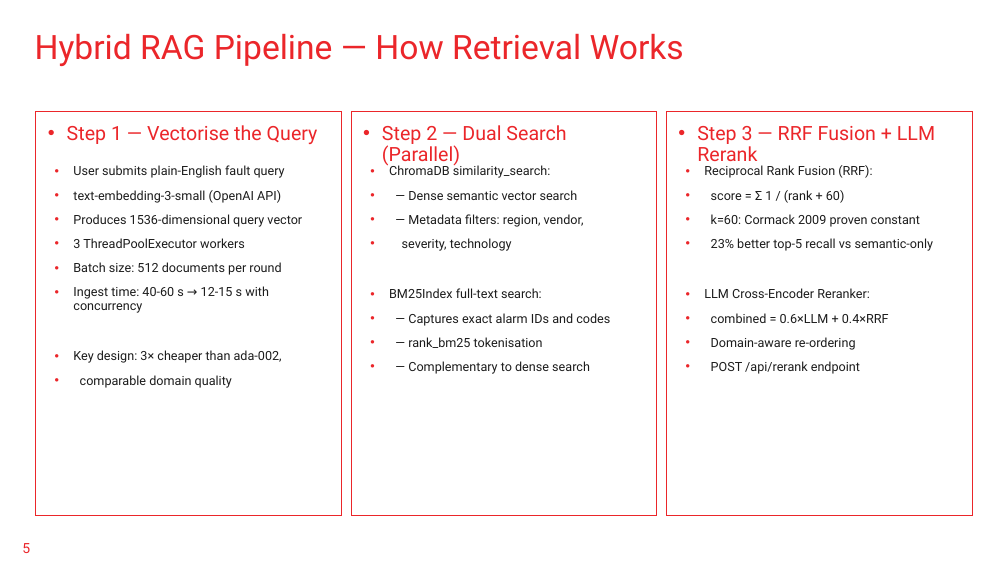
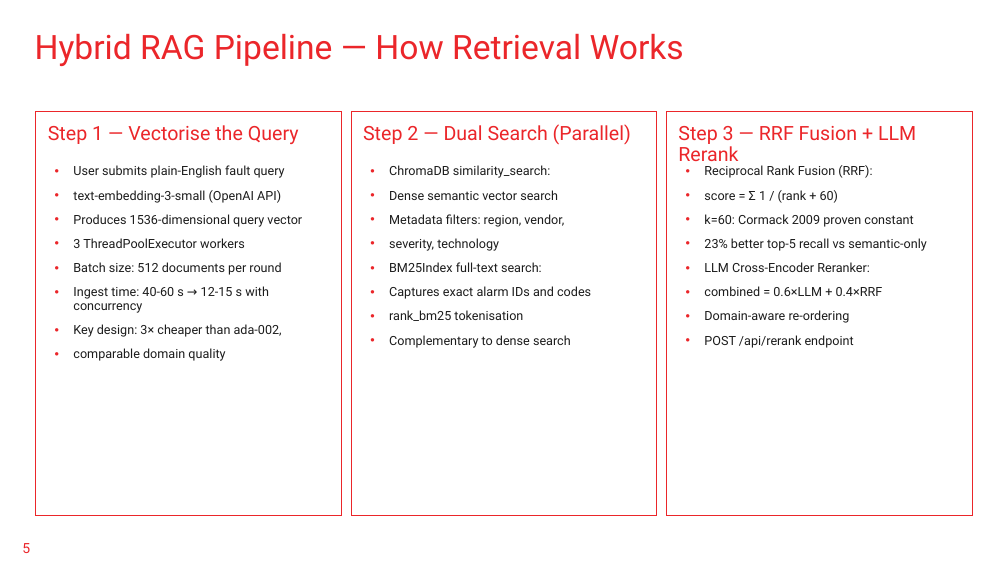
Before and after one commit to abuthahir-19/FaultSenseAI, a slide deck: slide 5 of PANEL_PRESENTATION.pptx. Drawn at 1008x567 pixels with LibreOffice and Linux fonts; fonts in the diff are those of the drawing; background and template pictures are left out. Boxes give left, top, right and bottom in pixels: in the first picture for what was removed or moved away, otherwise in the second. Text is boxed around its words. In the diff, an @@ line names an element or a change of style, - is before the commit and + after.

```diff
--- a/PANEL_PRESENTATION.pptx
+++ b/PANEL_PRESENTATION.pptx
@@ bullet • to none in 3 elements at (x1=36, y1=112, x2=342, y2=516), (x1=351, y1=112, x2=656, y2=516), (x1=666, y1=112, x2=972, y2=516) @@
@@ text "User submits plain-English fault query" rewrapped from (x1=73, y1=165, x2=302, y2=388) to (x1=73, y1=165, x2=302, y2=361) @@
@@ text "Reciprocal Rank Fusion (RRF):" rewrapped from (x1=704, y1=165, x2=934, y2=374) to (x1=704, y1=165, x2=927, y2=348) @@
@@ text at (x1=389, y1=190, x2=564, y2=227): text changed @@
-• — Dense semantic vector search
-• — Metadata filters: region, vendor,
+• Dense semantic vector search
+• Metadata filters: region, vendor,
@@ text at (x1=389, y1=286, x2=591, y2=348): text changed @@
-• — Captures exact alarm IDs and codes
-• — rank_bm25 tokenisation
-• — Complementary to dense search
+• Captures exact alarm IDs and codes
+• rank_bm25 tokenisation
+• Complementary to dense search
```
Also in this commit, not shown: 8 other slides changed, 3 slides removed, 14 other files.
